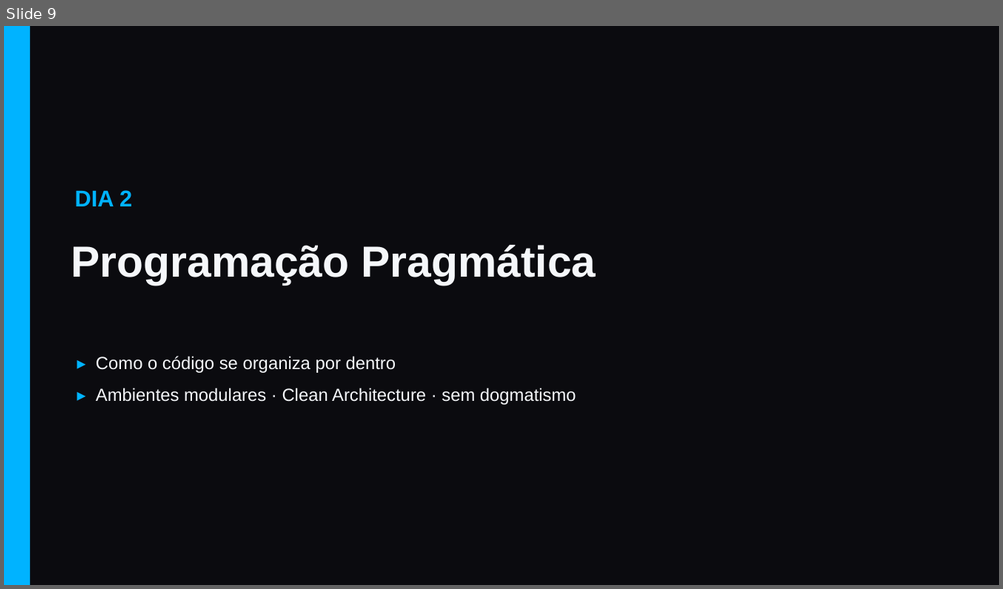
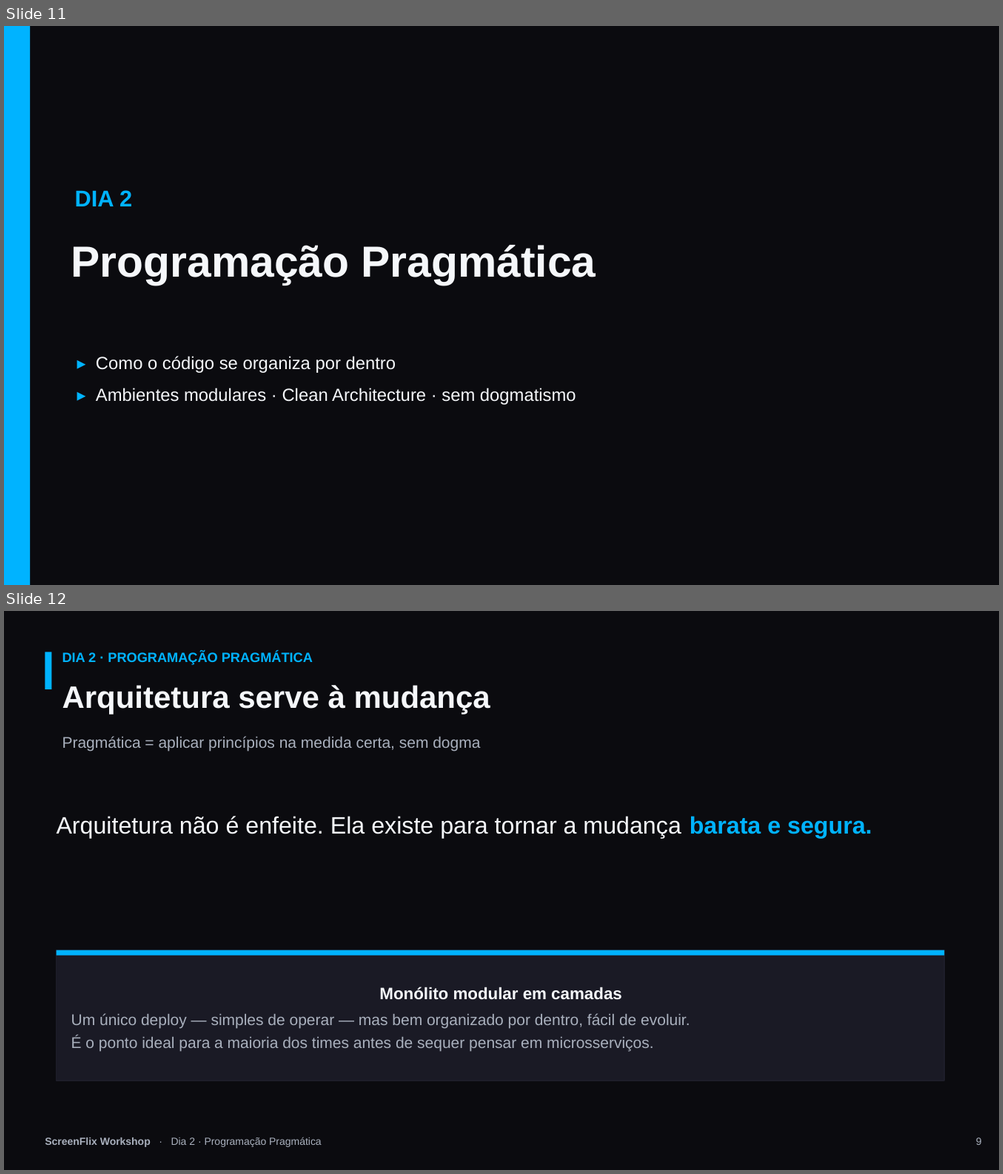
Before and after one commit to darcivieira/screenflix, a slide deck: docs/workshop/ScreenFlix-Workshop.pptx. Shown one above the other, each under a label of ours: slide 9 before the commit, slides 11 and 12 after it. The pictures are 1003x589 and 1003x1174 pixels, drawn with LibreOffice and Linux fonts; fonts in the diff are those of the drawing. Boxes give left, top, right and bottom in pixels: in the first picture for what was removed or moved away, otherwise in the second. Text is boxed around its words. In the diff, an @@ line names an element or a change of style, - is before the commit and + after.

```diff
--- a/docs/workshop/ScreenFlix-Workshop.pptx
+++ b/docs/workshop/ScreenFlix-Workshop.pptx
@@ slide 12 added at <box>4,611,999,1170</box>, background #FFFFFF @@
@@ rectangle added at <box>4,611,999,1170</box>, fill #0B0B0F @@
@@ rectangle added at <box>45,652,52,689</box>, fill #00B3FF @@
@@ text added at <box>62,652,313,665</box>, 13 pt, text #00B3FF, bold @@
+DIA 2 · PROGRAMAÇÃO PRAGMÁTICA
@@ text added at <box>62,685,490,714</box>, 30 pt, text #F5F7FA, bold @@
+Arquitetura serve à mudança
@@ text added at <box>62,736,480,751</box>, 15 pt, text #A9B0BD @@
+Pragmática = aplicar princípios na medida certa, sem dogma
@@ text added at <box>57,816,871,839</box>, 23 pt, text #F5F7FA @@
+Arquitetura não é enfeite. Ela existe para tornar a mudança barata e segura.
@@ rectangle added at <box>57,951,944,1081</box>, fill #1A1A25, outline #1E1E2A 1 pt, 15 pt, text #A9B0BD @@
+Monólito modular em camadas
+Um único deploy — simples de operar — mas bem organizado por dentro, fácil de evoluir.
+É o ponto ideal para a maioria dos times antes de sequer pensar em microsserviços.
@@ rectangle added at <box>57,951,944,956</box>, fill #00B3FF @@
@@ text added at <box>45,1137,321,1147</box>, 10 pt, text #A9B0BD @@
+ScreenFlix Workshop · Dia 2 · Programação Pragmática
@@ text added at <box>976,1138,982,1145</box>, 10 pt, text #A9B0BD @@
+9
@@ what was slide 9 is now slide 11 @@
```
Also in this commit, not shown: 9 slides changed, 5 other slides added, 1 other file.
